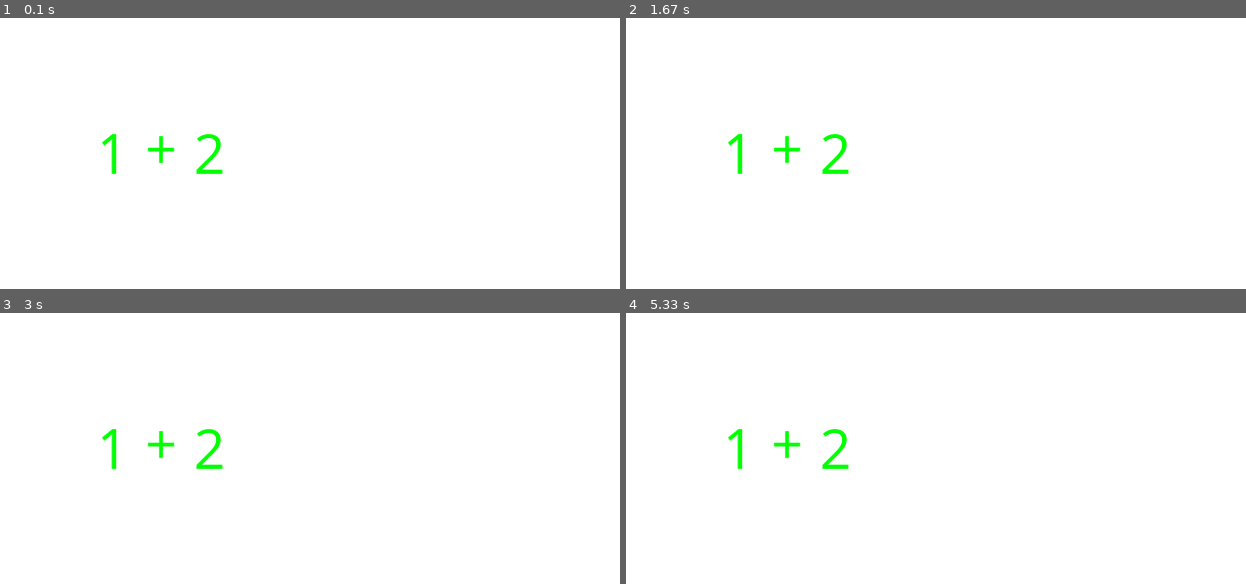
Above: before the commit, frames 1-4 (two rows, left to right).
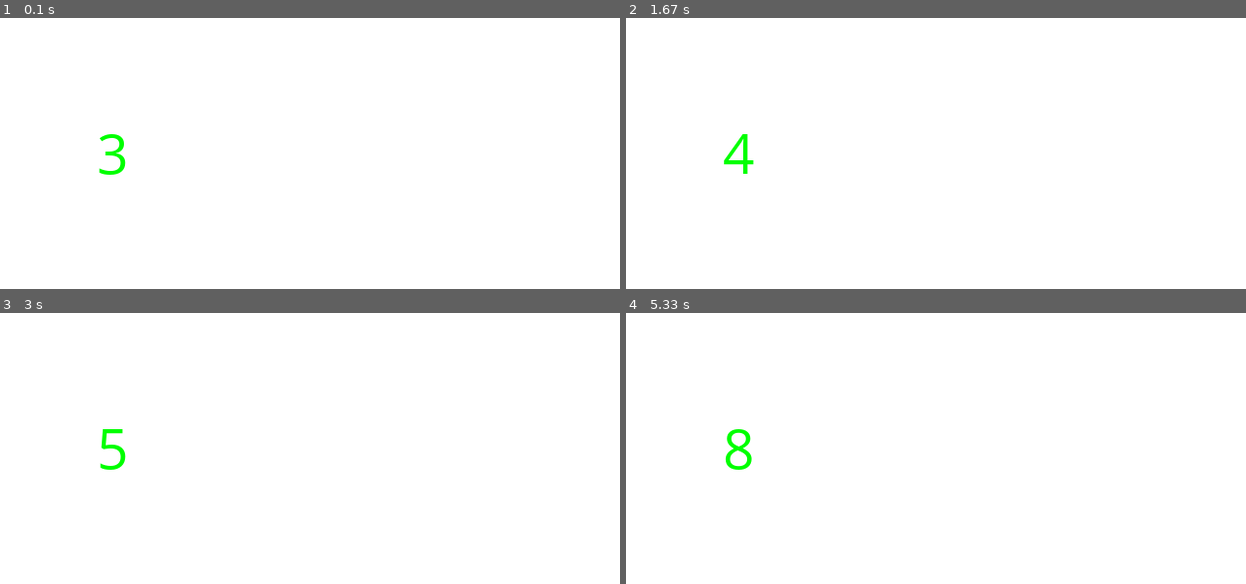
Above: after the commit, the same moments.

Repository: Fakor/HojDoj
Game: pygame game, started from hojdoj/hojdoj.py
The game is run twice, just before and just after one commit, with the same random seed, the same clock (stepped at 60 frames per second) and the same inputs.
Inputs:
- Up to frame 1 (0.1 s): no input
- Up to frame 2 (1.67 s): no input
- Up to frame 3 (3 s): no input
- Up to frame 4 (5.33 s): no input

The runs differ from the first frame. In frame 1, 0.7% of the frame differs, in the area x 15-36%, y 42-58%; in frame 2, 0.7%; in frame 3, 0.7%; in frame 4, 0.7%, in the area x 16-36%, y 42-58%.

Commit message:
Foundation for threads with graphics and interpreter

Diff:
--- a/hojdoj/hojdoj.py
+++ b/hojdoj/hojdoj.py
@@ -1,43 +1,57 @@
 import pygame as pg
 
-BLACK = (0, 0, 0)
-WHITE = (255, 255, 255)
-GREEN = (0, 255, 0)
-RED = (255, 0, 0)
-yellow = (255, 255, 0)
-
-pg.init()
-
-size = (700, 500)
-screen = pg.display.set_mode(size)
-
-pg.display.set_caption("HojDoj")
-
-done = False
-
-clock = pg.time.Clock()
-screen = pg.display.set_mode((640, 280))
-myfont = pg.font.SysFont("Comic Sans MS", 60)
+import time
+import threading
 
 
-number_1 = 1
-number_2 = 2
+def graphics(nr):
+    BLACK = (0, 0, 0)
+    WHITE = (255, 255, 255)
+    GREEN = (0, 255, 0)
+    RED = (255, 0, 0)
+    yellow = (255, 255, 0)
 
-between_label = myfont.render('+', 1 , GREEN)
+    pg.init()
 
-while not done:
-    for event in pg.event.get():
-        if event.type == pg.QUIT:
-            done = True
-    label_1 = myfont.render(str(number_1), 1, GREEN)
-    label_2 = myfont.render(str(number_2), 1, GREEN)
+    size = (700, 500)
+    screen = pg.display.set_mode(size)
 
-    screen.fill(WHITE)
-    screen.blit(label_1, (100, 100))
-    screen.blit(between_label, (150, 100-5))
-    screen.blit(label_2, (200, 100))
-    pg.display.flip()
+    pg.display.set_caption("HojDoj")
 
-    clock.tick(60)
+    done = False
 
-pg.quit()
+    clock = pg.time.Clock()
+    screen = pg.display.set_mode((640, 280))
+    myfont = pg.font.SysFont("Comic Sans MS", 60)
+
+    while not done:
+        for event in pg.event.get():
+            if event.type == pg.QUIT:
+                done = True
+        label_1 = myfont.render(str(nr[0]), 1, GREEN)
+
+        screen.fill(WHITE)
+        screen.blit(label_1, (100, 100))
+        pg.display.flip()
+
+        clock.tick(60)
+
+    pg.quit()
+
+
+def test_loop(nr):
+    while True:
+        print("Yo {}".format(nr[0]))
+        time.sleep(1)
+        nr[0] = nr[0] + 1
+
+
+values = [3]
+t1 = threading.Thread(target=graphics, args=(values,))
+t2 = threading.Thread(target=test_loop, args=(values,))
+
+t1.start()
+t2.start()
+
+t1.join()
+t2.join()
Not shown, changed: .gitignore
